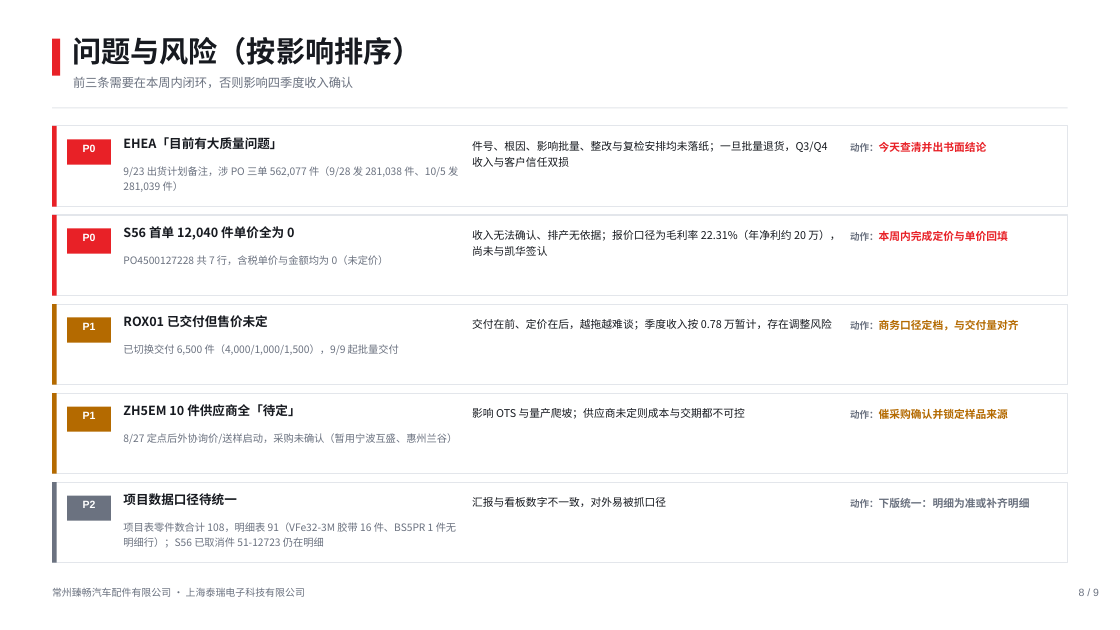
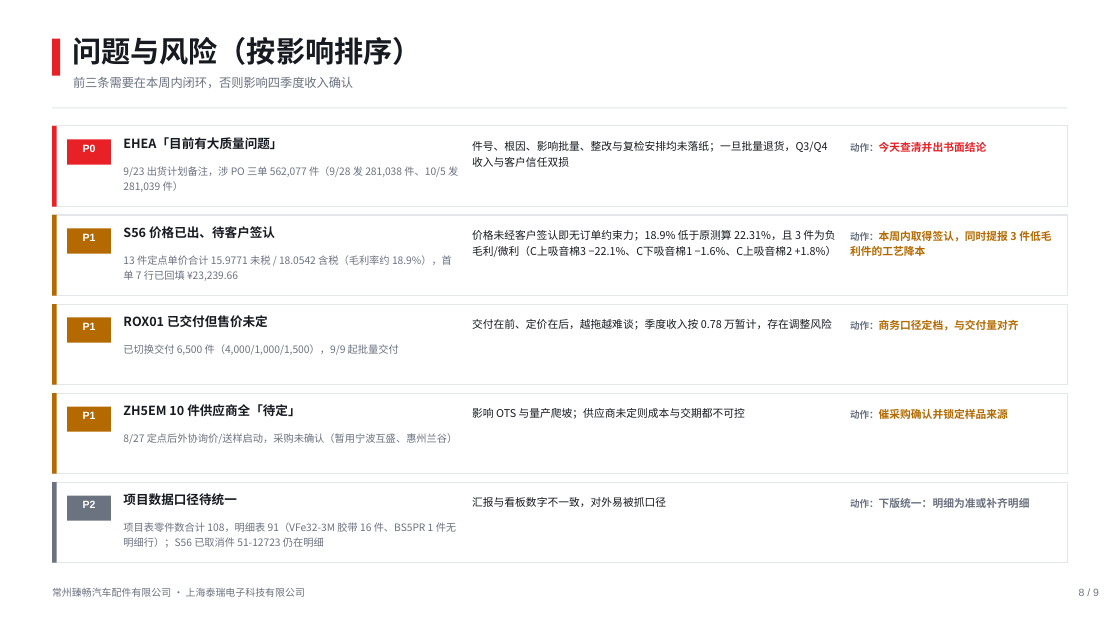
Before and after one commit to Ranmao-pinapple/team-dashboard, a slide deck: slide 8 of files/臻畅-2026Q3-项目汇报-浅色版-20261018.pptx. Drawn at 1120x630 pixels with LibreOffice and Linux fonts; fonts in the diff are those of the drawing. Boxes give left, top, right and bottom in pixels: in the first picture for what was removed or moved away, otherwise in the second. Text is boxed around its words. In the diff, an @@ line names an element or a change of style, - is before the commit and + after.

```diff
--- a/files/臻畅-2026Q3-项目汇报-浅色版-20261018.pptx
+++ b/files/臻畅-2026Q3-项目汇报-浅色版-20261018.pptx
@@ rectangle at (52, 215, 57, 296): fill #E82127 to #B46A00 @@
@@ rectangle at (67, 229, 111, 254): fill #E82127 to #B46A00 @@
@@ text at (83, 233, 96, 241): text changed @@
-P0
+P1
@@ text at (123, 226, 275, 238): text changed @@
-S56 首单 12,040 件单价全为 0
+S56 价格已出、待客户签认
@@ text at (472, 230, 837, 257): text changed @@
-收入无法确认、排产无依据；报价口径为毛利率 22.31%（年净利约 20 万），尚未与凯华签认
+价格未经客户签认即无订单约束力；18.9% 低于原测算 22.31%，且 3 件为负毛利/微利（C上吸音棉3 −22.1%、C下吸音棉1 −1.6%、C上吸音棉2 +1.8%）
@@ text at (850, 231, 1051, 256): text changed; text colour #E82127 to #B46A00 @@
-动作：本周内完成定价与单价回填
+动作：本周内取得签认，同时提报 3 件低毛利件的工艺降本
@@ text at (123, 255, 452, 281): text changed @@
-PO4500127228 共 7 行，含税单价与金额均为 0（未定价）
+13 件定点单价合计 15.9771 未税 / 18.0542 含税（毛利率约 18.9%），首单 7 行已回填 ¥23,239.66
```
Also in this commit, not shown: 4 other slides changed, 4 other files.
